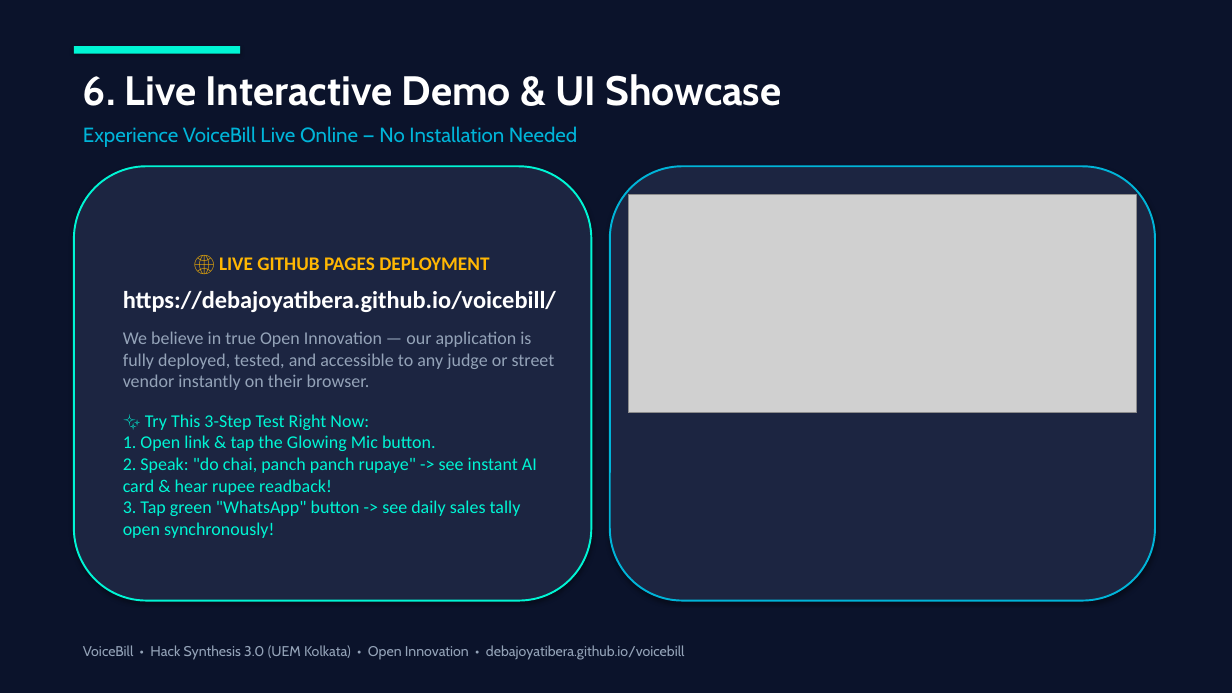
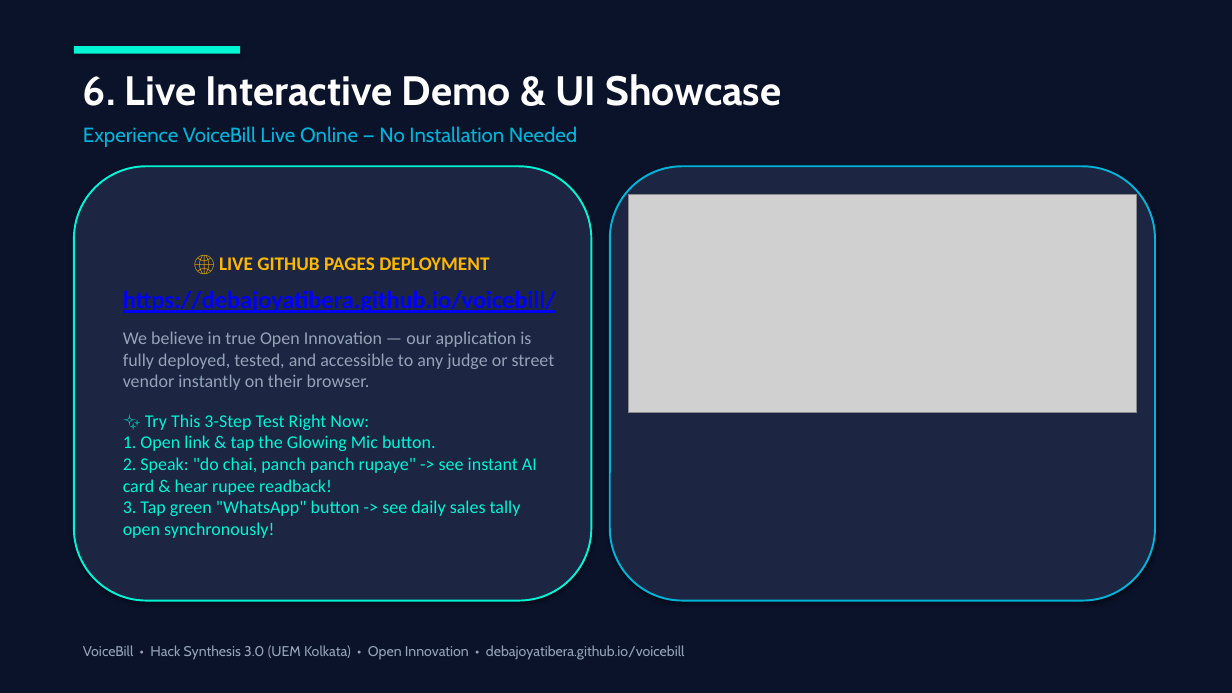
Before and after one commit to debajoyatibera/voicebill, a slide deck: slide 7 of VoiceBill_HackSynthesis_Presentation.pptx. Drawn at 1232x693 pixels with LibreOffice and Linux fonts; fonts in the diff are those of the drawing; grey boxes stand for pictures. Boxes give left, top, right and bottom in pixels: in the first picture for what was removed or moved away, otherwise in the second. Text is boxed around its words. In the diff, an @@ line names an element or a change of style, - is before the commit and + after.

Commit message:
Make VoiceBill live demo URLs clickable in presentation deck

```diff
--- a/VoiceBill_HackSynthesis_Presentation.pptx
+++ b/VoiceBill_HackSynthesis_Presentation.pptx
@@ text in rounded rectangle at (123, 291, 556, 313): text colour #FFFFFF to #0000FF, underline on in "https://debajoyatibera.github.io/voicebill/" @@
```
Also in this commit, not shown: 1 other slide changed, 1 other file.
